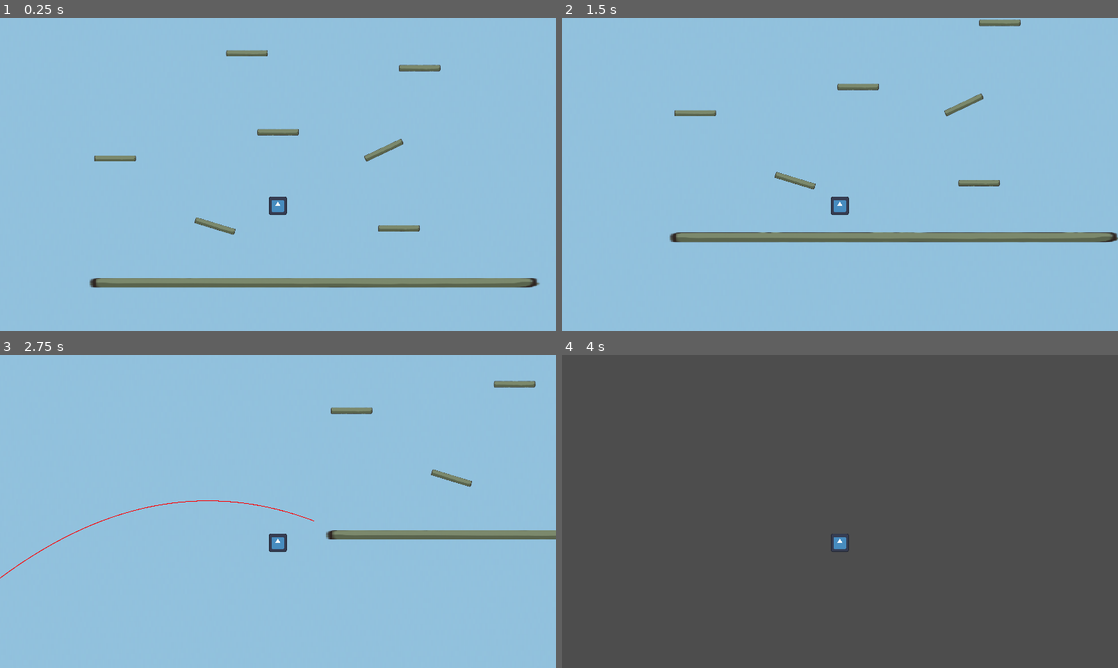
Above: before the commit, frames 1-4 (two rows, left to right).
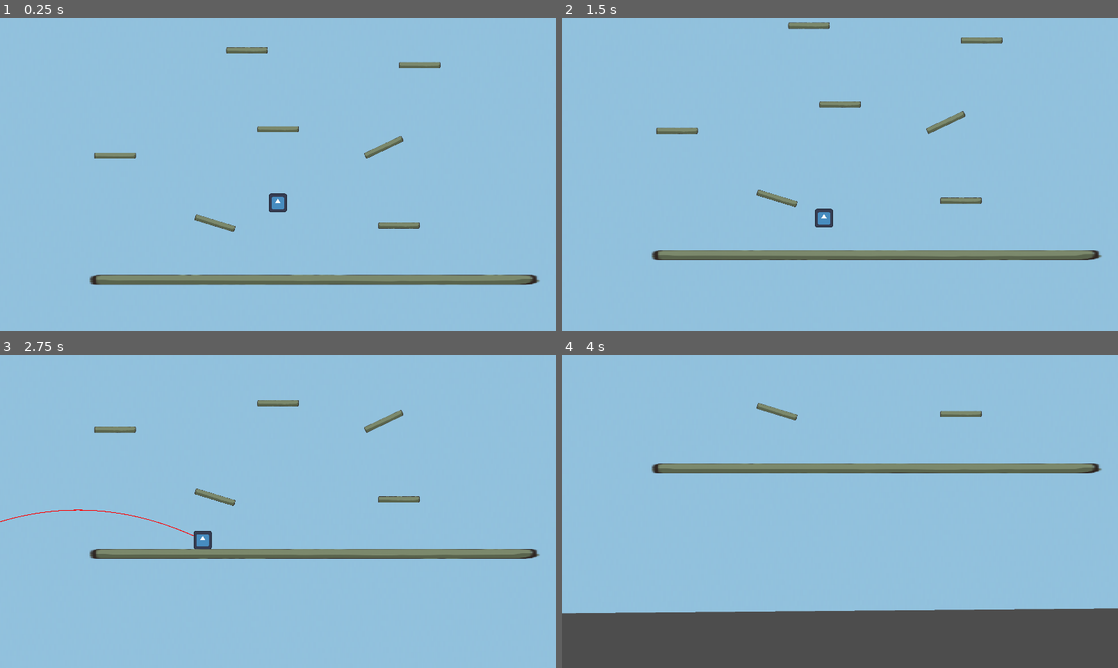
Above: after the commit, the same moments.

Repository: speedacm/Game-Dev-Catformer
Game: Godot game, scene res://Scenes/main.tscn
The game is run twice, just before and just after one commit, with the same random seed, the same clock (stepped at 60 frames per second) and the same inputs. The engine's default icon, where the game draws it, is replaced by a stand-in: a white triangle on a blue panel in a dark square.
Inputs (mouse positions are in pixels of both pictures, inside the frame that each line leads up to):
- Up to frame 1 (0.25 s): no input
- Up to frame 2 (1.5 s): move the mouse to (962, 158) at 0.52 s; press the mouse at (962, 158) at 0.53 s; hold Right (ui_right) 0.53-1.25 s; release the mouse at (962, 158) at 1.25 s; drag from (728, 190) to (812, 237) at 1.27 s
- Up to frame 3 (2.75 s): move the mouse to (333, 442) at 2.02 s; press the mouse at (333, 442) at 2.03 s; hold Left (ui_left) from 2.03 s (still down)
- Up to frame 4 (4 s): release Left (ui_left) at 2.75 s; release the mouse at (895, 442) at 2.75 s; drag from (812, 574) to (673, 464) at 2.77 s; move the mouse to (1006, 558) at 3.52 s; press the mouse at (1006, 558) at 3.53 s; hold Right (ui_right) from 3.53 s (still down)

The runs differ from the first frame. In frame 1, 4.0% of the frame differs, in the area x 16-98%, y 9-87%; in frame 2, 7.5%; in frame 3, 5.5%; in frame 4, 81%, in the area x 0-100%, y 0-83%.

Commit message:
camera change

Diff:
--- /dev/null
+++ b/Scenes/Camera2D.gd
@@ -0,0 +1,46 @@
+extends Camera2D
+
+@onready var player := get_parent()
+var drag = false
+var mousestart
+var current
+var dif
+@export var maxheight = 400
+var minheight = 0
+var mode = 0 # Which camera mode is activated
+var resetting = false
+@onready var playerstart = player.position
+# Called when the node enters the scene tree for the first time.
+func _ready():
+	pass # Replace with function body.
+
+
+# Called every frame. 'delta' is the elapsed time since the previous frame.
+func _process(delta):
+	if (Input.is_action_pressed("Click")):
+		drag = true
+	elif (Input.is_action_just_released("Click")):
+		drag = false
+	if (position.y <= 0 && !drag):
+		position.y += 20
+	global_position.x = playerstart.x
+	pass
+
+#func update_cam(delta):
+	#drag = true
+	#position.y -= 200
+	#pass
+
+func _input(event: InputEvent) -> void:
+
+	if (event is InputEventMouse):
+		if (event.is_pressed() && event.button_index == MOUSE_BUTTON_LEFT):
+			mousestart = event.position
+			current = position
+	if (event is InputEventMouseMotion && drag):
+
+		dif = event.position - mousestart
+		if (dif.y > minheight):
+			position = current - zoom * dif
+		if (dif.y > maxheight): position.y = -maxheight
+		global_position.x = playerstart.x
--- a/Scenes/kineplayer.tscn
+++ b/Scenes/kineplayer.tscn
@@ -1,8 +1,9 @@
-[gd_scene load_steps=5 format=3 uid="uid://bdhgxihnvqm3e"]
+[gd_scene load_steps=6 format=3 uid="uid://bdhgxihnvqm3e"]
 
-[ext_resource type="Texture2D" uid="uid://b0tpgupkeynsg" path="res://icon.svg" id="1_gbblk"]
+[ext_resource type="Texture2D" uid="uid://c1i643543g7sx" path="res://icon.svg" id="1_gbblk"]
 [ext_resource type="Script" path="res://Scripts/kineplayer.gd" id="1_n43a3"]
-[ext_resource type="Texture2D" uid="uid://cl7d24q33omlt" path="res://Asset_Pack/statics/Screenshot 2023-10-04 at 6.39.47 PM.png" id="3_1eeqk"]
+[ext_resource type="Texture2D" uid="uid://c2kfms1wh23nx" path="res://Asset_Pack/statics/Screenshot 2023-10-04 at 6.39.47 PM.png" id="3_1eeqk"]
+[ext_resource type="Script" path="res://Scenes/Camera2D.gd" id="3_xp0tx"]
 
 [sub_resource type="RectangleShape2D" id="RectangleShape2D_4xgcb"]
 size = Vector2(127, 129)
@@ -23,6 +24,7 @@
 [node name="Camera2D" type="Camera2D" parent="."]
 z_index = -1
 drag_vertical_offset = -1.0
+script = ExtResource("3_xp0tx")
 
 [node name="Sprite2D2" type="Sprite2D" parent="."]
 visible = false
